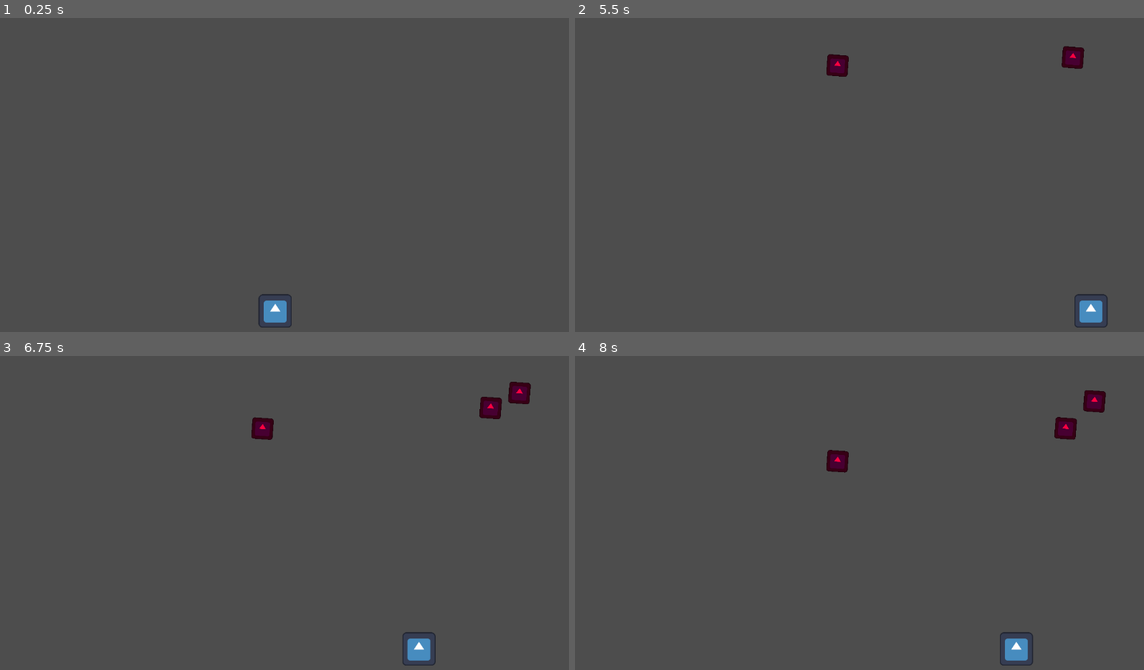
Above: before the commit, frames 1-4 (two rows, left to right).
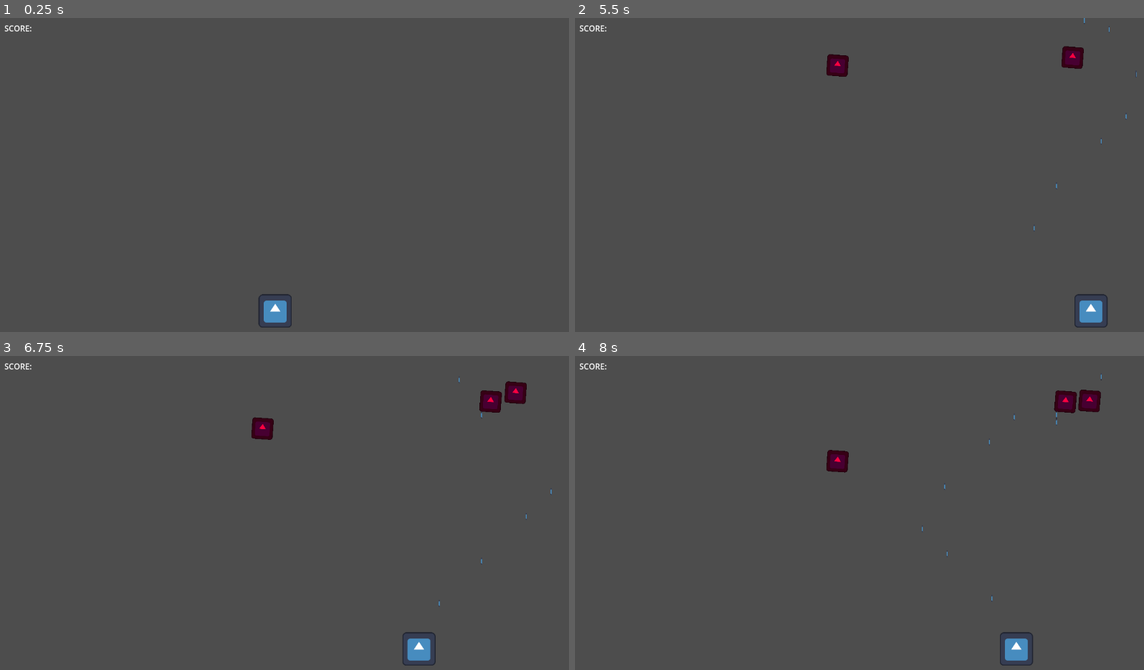
Above: after the commit, the same moments.

Repository: pengpa0012/godot-2d-platformer
Game: Godot game, scene res://Scenes/world.tscn
Two runs of this game, one before a commit and one after it. Both use one fixed random seed, a clock stepped at 60 frames per second and the inputs below. The engine's default icon, where the game draws it, is replaced by a stand-in: a white triangle on a blue panel in a dark square.
Inputs (mouse positions are in pixels of both pictures, inside the frame that each line leads up to):
- Up to frame 1 (0.25 s): no input
- Up to frame 2 (5.5 s): tap Enter (ui_accept) at 0.5, 0.6, 0.77, 1.07, 1.35, 1.52, 1.82, 2.1, 2.85, 3.02, 3.32, 3.6, 3.77, 4.07, 4.35, 4.52, 4.82, 5.1 s; move the mouse to (984, 162) at 0.52 s; hold Right (ui_right) 0.53-2.03 s; move the mouse to (745, 193) at 1.27 s; move the mouse to (916, 109) at 2.02 s; hold Left (ui_left) 2.03-2.78 s; move the mouse to (831, 244) at 2.77 s; hold Right (ui_right) 2.78-4.28 s; move the mouse to (1030, 228) at 3.52 s; move the mouse to (683, 131) at 4.27 s; hold Left (ui_left) 4.28-5.03 s; move the mouse to (887, 178) at 5.02 s; hold Right (ui_right) from 5.03 s (still down)
- Up to frame 3 (6.75 s): move the mouse to (199, 437) at 5.77 s; release Right (ui_right) at 5.78 s; hold Left (ui_left) from 5.78 s (still down); tap Enter (ui_accept) at 5.85, 6.02, 6.32, 6.6 s; move the mouse to (409, 500) at 6.52 s
- Up to frame 4 (8 s): tap Enter (ui_accept) at 6.77, 7.07, 7.35, 7.52, 7.82 s; move the mouse to (745, 531) at 7.27 s; release Left (ui_left) at 7.28 s; hold Right (ui_right) from 7.28 s (still down)

The runs differ from the first frame. In frame 1, less than 0.1% of the frame differs, in the area x 0-6%, y 2-5%; in frame 2, less than 0.1%; in frame 3, 0.5%; in frame 4, 0.8%, in the area x 0-94%, y 2-79%.

Commit message:
Added bullet

Diff:
--- /dev/null
+++ b/Scenes/bullet.tscn
@@ -0,0 +1,26 @@
+[gd_scene load_steps=4 format=3 uid="uid://ta76lrx5bbrv"]
+
+[ext_resource type="Script" path="res://Script/bullet.gd" id="1_g70qe"]
+[ext_resource type="Texture2D" uid="uid://d3hjc7k3m0qr4" path="res://icon.svg" id="1_p6xn1"]
+
+[sub_resource type="RectangleShape2D" id="RectangleShape2D_eia34"]
+size = Vector2(2.5, 14.5)
+
+[node name="Bullet" type="CharacterBody2D"]
+script = ExtResource("1_g70qe")
+
+[node name="Icon" type="Sprite2D" parent="."]
+scale = Vector2(0.015625, 0.109375)
+texture = ExtResource("1_p6xn1")
+
+[node name="CollisionShape2D" type="CollisionShape2D" parent="."]
+position = Vector2(0, 0.272)
+shape = SubResource("RectangleShape2D_eia34")
+
+[node name="Area2D" type="Area2D" parent="."]
+
+[node name="CollisionShape2D2" type="CollisionShape2D" parent="Area2D"]
+position = Vector2(0, 0.142)
+shape = SubResource("RectangleShape2D_eia34")
+
+[connection signal="body_entered" from="Area2D" to="." method="_on_area_2d_body_entered"]
--- a/Scenes/player.tscn
+++ b/Scenes/player.tscn
@@ -26,4 +26,9 @@
 [node name="CollisionShape2D" type="CollisionShape2D" parent="."]
 shape = SubResource("RectangleShape2D_xywf2")
 
+[node name="Gun" type="Node2D" parent="."]
+
+[node name="Marker2D" type="Marker2D" parent="Gun"]
+position = Vector2(0, -57)
+
 [connection signal="body_entered" from="Area2D" to="." method="_on_area_2d_body_entered"]
--- a/Scenes/world.tscn
+++ b/Scenes/world.tscn
@@ -40,12 +40,23 @@
 wait_time = 2.0
 autostart = true
 
-[node name="Deadzone" type="Area2D" parent="."]
+[node name="Deadzone" type="Area2D" parent="CanvasGroup"]
 script = ExtResource("3_8ptv8")
 
-[node name="CollisionShape2D" type="CollisionShape2D" parent="Deadzone"]
+[node name="CollisionShape2D" type="CollisionShape2D" parent="CanvasGroup/Deadzone"]
 position = Vector2(578, 711)
 shape = SubResource("RectangleShape2D_k6mxa")
 
+[node name="CollisionShape2D2" type="CollisionShape2D" parent="CanvasGroup/Deadzone"]
+position = Vector2(573, -242)
+shape = SubResource("RectangleShape2D_k6mxa")
+
+[node name="Score" type="RichTextLabel" parent="."]
+offset_left = 16.0
+offset_top = 9.0
+offset_right = 420.0
+offset_bottom = 35.0
+text = "SCORE:"
+
 [connection signal="timeout" from="CanvasGroup/EnemiesGenerator/Timer" to="CanvasGroup/EnemiesGenerator" method="_on_timer_timeout"]
-[connection signal="body_entered" from="Deadzone" to="Deadzone" method="_on_body_entered"]
+[connection signal="body_entered" from="CanvasGroup/Deadzone" to="CanvasGroup/Deadzone" method="_on_body_entered"]
--- /dev/null
+++ b/Script/bullet.gd
@@ -0,0 +1,15 @@
+extends CharacterBody2D
+
+
+const SPEED = 300.0
+const VELOCITY = Vector2(0,-1)
+
+
+func _physics_process(delta):
+	var collision_info = move_and_collide(VELOCITY.normalized() * delta * SPEED)
+
+
+func _on_area_2d_body_entered(body):
+	if "Enemy" in body.name:
+		self.queue_free()
+		body.queue_free()
--- /dev/null
+++ b/Script/global.gd
@@ -0,0 +1,5 @@
+extends Node
+
+
+var score = 0
+var life = 5
--- a/Script/player.gd
+++ b/Script/player.gd
@@ -3,11 +3,15 @@
 
 const SPEED = 300.0
 @onready var screen
+const bullet_scene = preload("res://Scenes/bullet.tscn")
 
 func _physics_process(delta):
 
 	# Get the input direction and handle the movement/deceleration.
 	# As good practice, you should replace UI actions with custom gameplay actions.
+	if Input.is_action_just_pressed("ui_accept"):
+		shoot()
+#	$Gun.look_at(get_global_mouse_position())
 	var direction = Input.get_axis("ui_left", "ui_right")
 	if direction:
 		velocity.x = direction * SPEED
@@ -20,3 +24,11 @@
 func _on_area_2d_body_entered(body):
 	if "Enemy" in body.name:
 		body.queue_free()
+
+func shoot():
+	var bullet = bullet_scene.instantiate()
+
+	get_parent().add_child(bullet)
+
+	bullet.position = $Gun/Marker2D.global_position
+#	bullet.velocity = get_global_mouse_position() - bullet.position\
--- a/project.godot
+++ b/project.godot
@@ -14,6 +14,10 @@
 run/main_scene="res://Scenes/world.tscn"
 config/features=PackedStringArray("4.0", "Mobile")
 config/icon="res://icon.svg"
+
+[autoload]
+
+Global="*res://Script/global.gd"
 
 [input]
 
